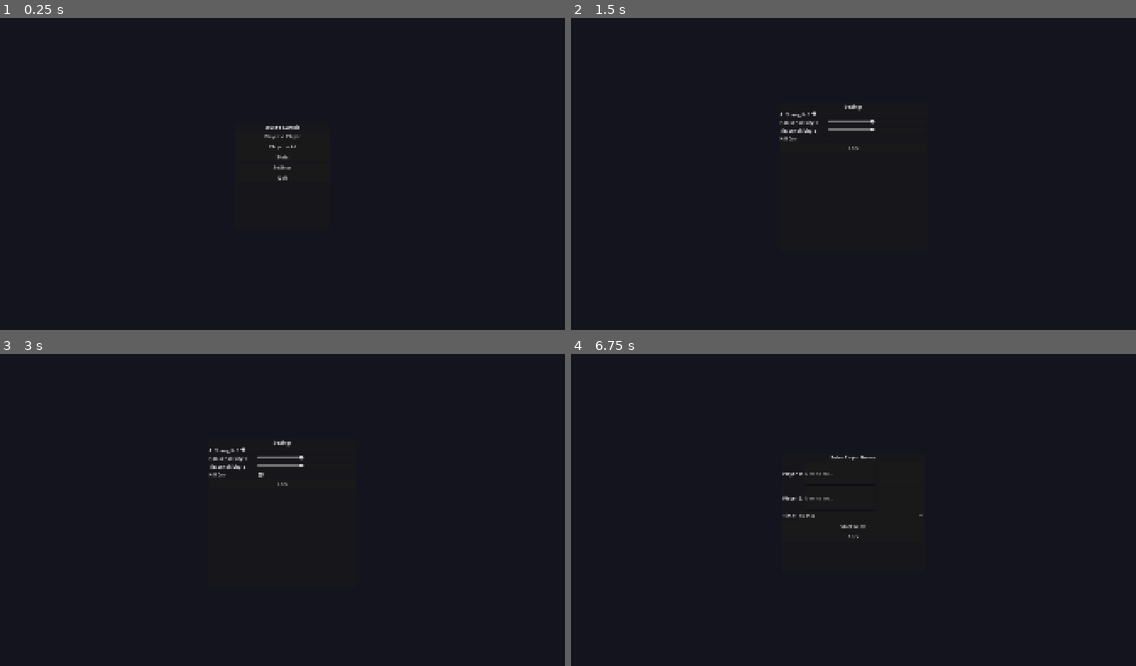
Above: before the commit, frames 1-4 (two rows, left to right).
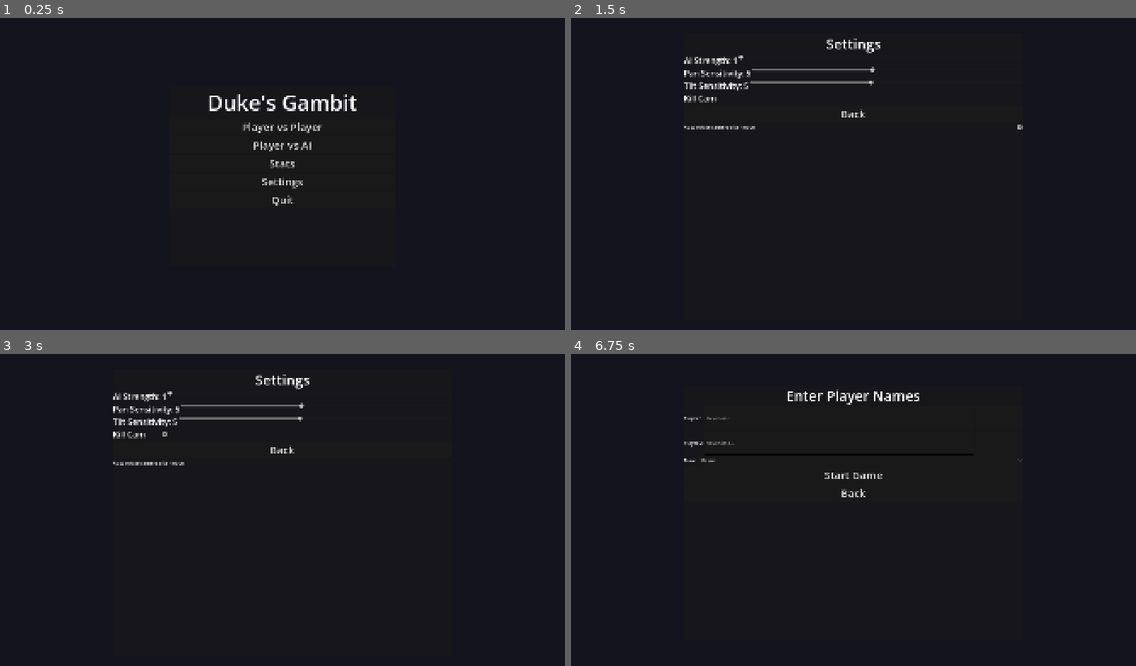
Above: after the commit, the same moments.

Repository: 0xMartin/Duke-s-Gambit
Game: Godot game, scene res://scenes/main_menu.tscn
The game is run twice, just before and just after one commit, with the same random seed, the same clock (stepped at 60 frames per second) and the same inputs.
Inputs (mouse positions are in pixels of both pictures, inside the frame that each line leads up to; where the layout moved, square brackets give the same spot in the first picture):
- Up to frame 1 (0.25 s): no input
- Up to frame 2 (1.5 s): click "Settings" at 0.5 s; click (734, 99) [830, 139] at 1.25 s
- Up to frame 3 (3 s): click (446, 463) at 2.02 s; click (163, 435) [259, 475] at 2.75 s
- Up to frame 4 (6.75 s): click (1017, 463) at 3.52 s; click (734, 435) [830, 475] at 4.25 s; click (1017, 463) at 5.02 s; click "Back" at 5.75 s; click "Player vs Player" at 6.5 s

The runs differ from the first frame. In frame 1, 1.3% of the frame differs, in the area x 36-64%, y 24-61%; in frame 2, 1.6%; in frame 3, 1.7%, in the area x 20-55%, y 6-43%; in frame 4, 1.3%.

Commit message:
Refactor UI layout and enhance game mechanics; add surrender functionality and adjust camera settings

Diff:
--- a/scenes/game.tscn
+++ b/scenes/game.tscn
@@ -56,49 +56,66 @@
 
 [node name="GameOverPanel" type="PanelContainer" parent="UI"]
 layout_mode = 1
-anchors_preset = 8
-anchor_left = 0.5
-anchor_top = 0.5
-anchor_right = 0.5
-anchor_bottom = 0.5
+anchor_left = 0.25
+anchor_top = 0.25
+anchor_right = 0.75
+anchor_bottom = 0.75
 grow_horizontal = 2
 grow_vertical = 2
-custom_minimum_size = Vector2(320, 180)
 visible = false
 
 [node name="VBox" type="VBoxContainer" parent="UI/GameOverPanel"]
 layout_mode = 2
 
 [node name="Label" type="Label" parent="UI/GameOverPanel/VBox"]
+layout_mode = 2
+size_flags_vertical = 3
 text = "Game Over"
 horizontal_alignment = 1
+vertical_alignment = 1
+autowrap_mode = 3
+theme_override_font_sizes/font_size = 52
 
 [node name="BackButton" type="Button" parent="UI/GameOverPanel/VBox"]
+layout_mode = 2
+custom_minimum_size = Vector2(0, 64)
+size_flags_horizontal = 4
+theme_override_font_sizes/font_size = 36
 text = "Back to Menu"
 
 [node name="PromotionPanel" type="PanelContainer" parent="UI"]
 layout_mode = 1
-anchors_preset = 8
-anchor_left = 0.5
-anchor_top = 0.5
-anchor_right = 0.5
-anchor_bottom = 0.5
+anchor_left = 0.15
+anchor_top = 0.40
+anchor_right = 0.85
+anchor_bottom = 0.62
 grow_horizontal = 2
 grow_vertical = 2
-custom_minimum_size = Vector2(400, 100)
 visible = false
 
 [node name="HBox" type="HBoxContainer" parent="UI/PromotionPanel"]
 layout_mode = 2
 
 [node name="QueenBtn" type="Button" parent="UI/PromotionPanel/HBox"]
+size_flags_horizontal = 3
+custom_minimum_size = Vector2(0, 80)
+theme_override_font_sizes/font_size = 36
 text = "Queen"
 
 [node name="RookBtn" type="Button" parent="UI/PromotionPanel/HBox"]
+size_flags_horizontal = 3
+custom_minimum_size = Vector2(0, 80)
+theme_override_font_sizes/font_size = 36
 text = "Rook"
 
 [node name="BishopBtn" type="Button" parent="UI/PromotionPanel/HBox"]
+size_flags_horizontal = 3
+custom_minimum_size = Vector2(0, 80)
+theme_override_font_sizes/font_size = 36
 text = "Bishop"
 
 [node name="KnightBtn" type="Button" parent="UI/PromotionPanel/HBox"]
+size_flags_horizontal = 3
+custom_minimum_size = Vector2(0, 80)
+theme_override_font_sizes/font_size = 36
 text = "Knight"
--- a/scenes/main_menu.tscn
+++ b/scenes/main_menu.tscn
@@ -9,15 +9,12 @@
 
 [node name="MainPanel" type="PanelContainer" parent="."]
 layout_mode = 1
-anchors_preset = 8
-anchor_left = 0.5
-anchor_top = 0.5
-anchor_right = 0.5
-anchor_bottom = 0.5
-offset_left = -160.0
-offset_top = -180.0
-offset_right = 160.0
-offset_bottom = 180.0
+anchor_left = 0.30
+anchor_top = 0.22
+anchor_right = 0.70
+anchor_bottom = 0.78
+grow_horizontal = 2
+grow_vertical = 2
 
 [node name="VBox" type="VBoxContainer" parent="MainPanel"]
 layout_mode = 2
@@ -43,15 +40,12 @@
 
 [node name="NamePanel" type="PanelContainer" parent="."]
 layout_mode = 1
-anchors_preset = 8
-anchor_left = 0.5
-anchor_top = 0.5
-anchor_right = 0.5
-anchor_bottom = 0.5
-offset_left = -240.0
-offset_top = -200.0
-offset_right = 240.0
-offset_bottom = 200.0
+anchor_left = 0.20
+anchor_top = 0.10
+anchor_right = 0.80
+anchor_bottom = 0.90
+grow_horizontal = 2
+grow_vertical = 2
 visible = false
 
 [node name="VBox" type="VBoxContainer" parent="NamePanel"]
@@ -137,15 +131,12 @@
 
 [node name="SettingsPanel" type="PanelContainer" parent="."]
 layout_mode = 1
-anchors_preset = 8
-anchor_left = 0.5
-anchor_top = 0.5
-anchor_right = 0.5
-anchor_bottom = 0.5
-offset_left = -250.0
-offset_top = -250.0
-offset_right = 250.0
-offset_bottom = 250.0
+anchor_left = 0.20
+anchor_top = 0.05
+anchor_right = 0.80
+anchor_bottom = 0.95
+grow_horizontal = 2
+grow_vertical = 2
 visible = false
 
 [node name="VBox" type="VBoxContainer" parent="SettingsPanel"]
--- a/scripts/board.gd
+++ b/scripts/board.gd
@@ -13,6 +13,7 @@
 const HL_MOVE        := Color(0.10, 0.90, 0.15, 0.80)  # valid move       – green
 const HL_CAPTURE     := Color(1.00, 0.05, 0.00, 0.95)  # capture target   – vivid red
 const HL_CHECK       := Color(1.00, 0.90, 0.00, 0.95)  # king in check    – vivid yellow
+const HL_LAST_MOVE   := Color(0.90, 0.75, 0.10, 0.55)  # last move        – subtle gold
 
 const TILE_SIZE      := 1.0   # world-units per square
 const BLINK_SPEED    := 3.0   # radians/sec for sin() blink
@@ -24,6 +25,8 @@
 var _overlays: Array = []      # [col][row] -> MeshInstance3D (highlight quad)
 var _overlay_state: Array = [] # [col][row] -> { active, color, blink }
 var _time: float = 0.0
+var _last_move_from: Vector2i = Vector2i(-1, -1)
+var _last_move_to:   Vector2i = Vector2i(-1, -1)
 # Shared highlight shader (loaded once, reused for all overlay materials)
 var _hl_shader: Shader = null
 # ── Initialisation ────────────────────────────────────────────────────────
@@ -74,6 +77,11 @@
 	for c in range(8):
 		for r in range(8):
 			_set_overlay(Vector2i(c, r), Color.TRANSPARENT, false, false)
+	# Re-apply last-move highlight so it persists across turns
+	if _last_move_from.x >= 0:
+		_set_overlay(_last_move_from, HL_LAST_MOVE, true, false)
+	if _last_move_to.x >= 0:
+		_set_overlay(_last_move_to,   HL_LAST_MOVE, true, false)
 
 func highlight_selected(sq: Vector2i) -> void:
 	_set_overlay(sq, HL_SELECT, true, true)
@@ -87,6 +95,21 @@
 
 func highlight_check(sq: Vector2i) -> void:
 	_set_overlay(sq, HL_CHECK, true, true)
+
+## Highlight the two squares of the last move (non-blinking gold).
+func highlight_last_move(from_sq: Vector2i, to_sq: Vector2i) -> void:
+	_last_move_from = from_sq
+	_last_move_to   = to_sq
+	_set_overlay(from_sq, HL_LAST_MOVE, true, false)
+	_set_overlay(to_sq,   HL_LAST_MOVE, true, false)
+
+func clear_last_move() -> void:
+	if _last_move_from.x >= 0:
+		_set_overlay(_last_move_from, Color.TRANSPARENT, false, false)
+	if _last_move_to.x >= 0:
+		_set_overlay(_last_move_to,   Color.TRANSPARENT, false, false)
+	_last_move_from = Vector2i(-1, -1)
+	_last_move_to   = Vector2i(-1, -1)
 
 ## World position of the centre of a square (Y = 0 = top of board surface)
 func sq_to_world(sq: Vector2i) -> Vector3:
--- a/scripts/camera_config.gd
+++ b/scripts/camera_config.gd
@@ -9,7 +9,8 @@
 # 1–10 scale; 5 = default
 var pan_sensitivity:  int  = 5
 var tilt_sensitivity: int  = 5
-var kill_cam_enabled: bool = true
+var kill_cam_enabled:      bool = true
+var face_player_after_move: bool = true
 
 func _ready() -> void:
 	_load()
@@ -27,12 +28,14 @@
 	if cfg.load(CONFIG_PATH) == OK:
 		pan_sensitivity  = cfg.get_value("camera", "pan_sensitivity",  5)
 		tilt_sensitivity = cfg.get_value("camera", "tilt_sensitivity", 5)
-		kill_cam_enabled = cfg.get_value("camera", "kill_cam_enabled", true)
+		kill_cam_enabled      = cfg.get_value("camera", "kill_cam_enabled",      true)
+		face_player_after_move = cfg.get_value("camera", "face_player_after_move", true)
 
 func save_config() -> void:
 	DirAccess.make_dir_recursive_absolute("user://saves")
 	var cfg := ConfigFile.new()
 	cfg.set_value("camera", "pan_sensitivity",  pan_sensitivity)
 	cfg.set_value("camera", "tilt_sensitivity", tilt_sensitivity)
-	cfg.set_value("camera", "kill_cam_enabled", kill_cam_enabled)
+	cfg.set_value("camera", "kill_cam_enabled",      kill_cam_enabled)
+	cfg.set_value("camera", "face_player_after_move", face_player_after_move)
 	cfg.save(CONFIG_PATH)
--- a/scripts/game_controller.gd
+++ b/scripts/game_controller.gd
@@ -92,7 +92,7 @@
 			var pname: String = _player_names[color]
 			if save_node.player_exists(pname):
 				var pdata: Dictionary = save_node.get_player(pname)
-				_player_elos[color] = pdata.get("elo", 1200)
+				_player_elos[color] = pdata.get("elo", 1000)
 
 	# Build controllers
 	_controllers.clear()
@@ -124,6 +124,7 @@
 	_captured_by = [[], []]
 	_time_remaining_ms = [_time_control_ms, _time_control_ms]
 	_clear_pieces()
+	_board.clear_last_move()
 	_spawn_all_pieces()
 	_camera.snap_to_player(ChessEnums.PieceColor.WHITE)
 	if _hud != null:
@@ -201,11 +202,11 @@
 		return
 	if state == ChessEnums.GameState.STALEMATE:
 		emit_signal("game_over", -1, ChessEnums.GameState.STALEMATE)
-		_show_game_over(-1, "Stalemate")
+		_show_game_over(-1, "Pat (remíza)")
 		return
 	if state == ChessEnums.GameState.DRAW:
 		emit_signal("game_over", -1, ChessEnums.GameState.DRAW)
-		_show_game_over(-1, "Draw")
+		_show_game_over(-1, "Remíza")
 		return
 	if state == ChessEnums.GameState.CHECK:
 		var king_sq := _chess._find_king(color)
@@ -224,7 +225,7 @@
 	if king_piece:
 		king_piece.die()
 	await get_tree().create_timer(2.2).timeout
-	_show_game_over(1 - loser_color, "Checkmate")
+	_show_game_over(1 - loser_color, "Šachmat")
 
 # ── Time-out ───────────────────────────────────────────────────────────────
 func _on_time_out(loser_color: int) -> void:
@@ -234,7 +235,18 @@
 	_busy = true
 	var winner := 1 - loser_color
 	emit_signal("game_over", winner, ChessEnums.GameState.DRAW)  # reuse signal
-	_show_game_over(winner, "Time out")
+	_show_game_over(winner, "Čas vypršel")
+
+## Forfeit: the current active player loses.
+func surrender() -> void:
+	if _game_over_shown or _chess == null:
+		return
+	_game_over_shown = true
+	_busy = true
+	var surrendering := _chess.active_color
+	var winner := 1 - surrendering
+	emit_signal("game_over", winner, ChessEnums.GameState.CHECKMATE)
+	_show_game_over(winner, "Vzdání se")
 
 func _update_ai_ui(is_ai: bool) -> void:
 	var lbl := _ui.get_node_or_null("AIThinkingLabel") as Label
@@ -320,6 +332,8 @@
 
 # ── Move execution ─────────────────────────────────────────────────────────
 func _on_move_chosen(mv: ChessMove) -> void:
+	if _game_over_shown:
+		return   # game ended (e.g. surrender while AI was thinking)
 	_busy = true
 	_deselect_piece()   # clear outline before move animation
 	# Track timing + deduct from clock
@@ -351,16 +365,16 @@
 		_camera.kill_cam(from_world, to_world, attacker_piece)
 
 	await _animate_move(mv)
-
+	_board.highlight_last_move(mv.from_sq, mv.to_sq)
 	_busy = false
 
 	# After a kill-cam capture, hold the view for 2 s so the player can appreciate the moment.
 	if _is_capture and cam_cfg != null and cam_cfg.kill_cam_enabled:
 		await get_tree().create_timer(2.0).timeout
 
-	# Rotate camera to active player
-	_camera.face_player(_chess.active_color)
-
+	# Rotate camera to active player (skip if disabled in settings)
+	if cam_cfg == null or cam_cfg.get("face_player_after_move") != false:
+		_camera.face_player(_chess.active_color)
 	_start_turn()
 
 func _animate_move(mv: ChessMove) -> void:
@@ -458,10 +472,11 @@
 	var lbl := panel.get_node_or_null("Label") as Label
 	if lbl:
 		if winner_color == -1:
-			lbl.text = "%s!" % reason
+			lbl.text = "Remíza\n— %s —" % reason
 		else:
-			var pname: String = _player_names[winner_color]
-			lbl.text = "%s wins!\n(%s)" % [pname, reason]
+			var winner_name: String = _player_names[winner_color]
+			var loser_name: String  = _player_names[1 - winner_color]
+			lbl.text = "%s vyhrává!\n%s prohrává\n— %s —" % [winner_name, loser_name, reason]
 
 	# Save stats
 	var w_name: String = _player_names[ChessEnums.PieceColor.WHITE]
--- a/scripts/save_manager.gd
+++ b/scripts/save_manager.gd
@@ -58,7 +58,7 @@
 		return
 	players[key] = {
 		"name": name,
-		"elo": 1200,
+		"elo": 1000,
 		"wins": 0,
 		"losses": 0,
 		"draws": 0,
--- a/scripts/ui/game_ui.gd
+++ b/scripts/ui/game_ui.gd
@@ -1,5 +1,6 @@
 ## game_ui.gd
-## Handles in-game UI events: game-over back button, pawn promotion selection.
+## Handles in-game UI events: game-over back button, pawn promotion selection,
+## and the surrender button.
 
 extends Control
 
@@ -9,6 +10,7 @@
 
 var _pending_promo_sq: Vector2i = Vector2i(-1, -1)
 var _pending_promo_color: int = 0
+var _surrender_btn: Button = null
 
 func _ready() -> void:
 	$GameOverPanel/VBox/BackButton.pressed.connect(_on_back_pressed)
@@ -18,6 +20,24 @@
 	$PromotionPanel/HBox/KnightBtn.pressed.connect(func(): _choose(ChessEnums.PieceType.KNIGHT))
 
 	_game.promotion_needed.connect(_on_promotion_needed)
+	_setup_surrender_btn()
+	_game.game_over.connect(func(_w: int, _r: int) -> void: _surrender_btn.visible = false)
+
+func _setup_surrender_btn() -> void:
+	_surrender_btn = Button.new()
+	_surrender_btn.text = "Surrender"
+	_surrender_btn.anchor_left    = 0.5
+	_surrender_btn.anchor_right   = 0.5
+	_surrender_btn.anchor_top     = 1.0
+	_surrender_btn.anchor_bottom  = 1.0
+	_surrender_btn.grow_horizontal = 2  # GROW_DIRECTION_BOTH
+	_surrender_btn.offset_left    = -180.0
+	_surrender_btn.offset_right   =  180.0
+	_surrender_btn.offset_top     = -80.0
+	_surrender_btn.offset_bottom  = -12.0
+	_surrender_btn.add_theme_font_size_override("font_size", 32)
+	add_child(_surrender_btn)
+	_surrender_btn.pressed.connect(_game.surrender)
 
 func _on_promotion_needed(sq: Vector2i, color: int) -> void:
 	_pending_promo_sq    = sq
@@ -29,4 +49,7 @@
 	_game.choose_promotion(_pending_promo_sq, piece_type)
 
 func _on_back_pressed() -> void:
-	get_tree().change_scene_to_file("res://scenes/main_menu.tscn")
+	# Add menu first, then free game scene so root is never empty for a frame
+	var menu: Node = load("res://scenes/main_menu.tscn").instantiate()
+	get_tree().root.add_child(menu)
+	_game.queue_free()
--- a/scripts/ui/hud.gd
+++ b/scripts/ui/hud.gd
@@ -5,9 +5,9 @@
 extends Control
 
 # ── Constants ──────────────────────────────────────────────────────────────
-const ICON_SIZE  := 22
-const HUD_HEIGHT := 96
-const AVATAR_SIZE := 48
+const ICON_SIZE  := 36
+const HUD_HEIGHT := 180
+const AVATAR_SIZE := 84
 
 ## Maps PieceType int → piece name used in the SVG filename.
 const PIECE_NAMES: Dictionary = {
@@ -66,7 +66,7 @@
 	panel.add_child(margin)
 
 	var hbox := HBoxContainer.new()
-	hbox.add_theme_constant_override("separation", 10)
+	hbox.add_theme_constant_override("separation", 16)
 	hbox.mouse_filter = Control.MOUSE_FILTER_IGNORE
 	margin.add_child(hbox)
 
@@ -105,28 +105,30 @@
 	vbox.add_child(row1)
 
 	var ind := ColorRect.new()
-	ind.custom_minimum_size = Vector2(4, 20)
+	ind.custom_minimum_size = Vector2(6, 32)
 	ind.color = Color.TRANSPARENT
 	_turn_ind[color] = ind
 	row1.add_child(ind)
 
 	var name_lbl := Label.new()
 	name_lbl.text = "Player"
-	name_lbl.add_theme_font_size_override("font_size", 16)
+	name_lbl.add_theme_font_size_override("font_size", 28)
 	_name_lbl[color] = name_lbl
 	row1.add_child(name_lbl)
 
 	var elo_lbl := Label.new()
 	elo_lbl.text = "ELO –"
 	elo_lbl.add_theme_color_override("font_color", Color(0.7, 0.7, 0.7))
+	elo_lbl.add_theme_font_size_override("font_size", 22)
 	_elo_lbl[color] = elo_lbl
 	row1.add_child(elo_lbl)
 
 	var timer_lbl := Label.new()
 	timer_lbl.text = ""
-	timer_lbl.custom_minimum_size = Vector2(76, 0)
+	timer_lbl.custom_minimum_size = Vector2(130, 0)
 	timer_lbl.horizontal_alignment = HORIZONTAL_ALIGNMENT_RIGHT
 	timer_lbl.add_theme_color_override("font_color", Color(0.9, 0.85, 0.5))
+	timer_lbl.add_theme_font_size_override("font_size", 22)
 	_timer_lbl[color] = timer_lbl
 	row1.add_child(timer_lbl)
 
--- a/scripts/ui/main_menu.gd
+++ b/scripts/ui/main_menu.gd
@@ -29,6 +29,8 @@
 
 var _mode: String = "pvp"   # "pvp" or "pvai"
 var _save: Node = null
+var _stats_vbox:        VBoxContainer = null
+var _face_player_check: CheckBox      = null
 
 # ──────────────────────────────────────────────────────────────────────────
 func _ready() -> void:
@@ -42,6 +44,9 @@
 	_time_opt.add_item("10 min",   10 * 60 * 1000)
 	_time_opt.add_item("15 min",   15 * 60 * 1000)
 	_time_opt.select(3)   # default: 10 min
+	_stats_vbox = get_node_or_null("StatsPanel/VBox/ScrollContainer/VBox") as VBoxContainer
+	_setup_settings_extra()
+	_setup_font_sizes()
 
 func _setup_signals() -> void:
 	$MainPanel/VBox/PvPBtn.pressed.connect(   func(): _start_name_entry("pvp"))
@@ -120,6 +125,7 @@
 
 	var strength := int(_ai_strength_slider.value)
 	var time_ms: int = _time_opt.get_item_id(_time_opt.selected)
+	hide()   # prevent one-frame overlap when game scene loads
 	var game_scene := load("res://scenes/game.tscn").instantiate() as GameController
 	get_tree().root.add_child(game_scene)
 	game_scene.setup(p1, p2, false, _mode == "pvai", strength, time_ms)
@@ -132,8 +138,7 @@
 	_show_panel(_stats_panel)
 
 func _populate_stats() -> void:
-	var container := $StatsPanel/ScrollContainer/VBox as VBoxContainer
-	for child in container.get_children():
+	for child in _stats_vbox.get_children():
 		child.queue_free()
 	if _save == null:
 		return
@@ -147,7 +152,7 @@
 			p["wins"], p["losses"], p["draws"],
 			avg_s, p["games_played"]
 		]
-		container.add_child(lbl)
+		_stats_vbox.add_child(lbl)
 
 # ── Settings ───────────────────────────────────────────────────────────────
 func _show_settings() -> void:
@@ -158,6 +163,8 @@
 		_tilt_sens_slider.value = cam_cfg.tilt_sensitivity
 		_tilt_sens_label.text   = "Tilt Sensitivity: %d" % cam_cfg.tilt_sensitivity
 		_kill_cam_check.button_pressed = cam_cfg.kill_cam_enabled
+		if _face_player_check:
+			_face_player_check.button_pressed = cam_cfg.get("face_player_after_move") != false
 	_show_panel(_settings_panel)
 
 func _on_ai_strength_changed(value: float) -> void:
@@ -182,3 +189,57 @@
 	if cam_cfg:
 		cam_cfg.kill_cam_enabled = pressed
 		cam_cfg.save_config()
+
+# ── Runtime setup ─────────────────────────────────────────────────────────
+func _setup_settings_extra() -> void:
+	var vbox := _settings_panel.get_node_or_null("VBox") as VBoxContainer
+	if vbox == null:
+		return
+	var row := HBoxContainer.new()
+	row.name = "FacePlayerRow"
+	var lbl := Label.new()
+	lbl.text = "Auto-rotate camera after move"
+	lbl.size_flags_horizontal = Control.SIZE_EXPAND_FILL
+	_face_player_check = CheckBox.new()
+	_face_player_check.name = "FacePlayerCheck"
+	row.add_child(lbl)
+	row.add_child(_face_player_check)
+	vbox.add_child(row)
+	_face_player_check.toggled.connect(_on_face_player_toggled)
+
+func _on_face_player_toggled(pressed: bool) -> void:
+	var cam_cfg: Node = get_node_or_null("/root/CameraConfig")
+	if cam_cfg:
+		cam_cfg.set("face_player_after_move", pressed)
+		cam_cfg.save_config()
+
+func _setup_font_sizes() -> void:
+	# Title
+	var main_title := get_node_or_null("MainPanel/VBox/Title") as Label
+	if main_title:
+		main_title.add_theme_font_size_override("font_size", 72)
+	for lbl_path: String in ["NamePanel/VBox/TitleLabel", "StatsPanel/VBox/Title",
+			"SettingsPanel/VBox/Title"]:
+		var lbl := get_node_or_null(lbl_path) as Label
+		if lbl:
+			lbl.add_theme_font_size_override("font_size", 48)
+	# Buttons
+	for btn_path: String in [
+		"MainPanel/VBox/PvPBtn", "MainPanel/VBox/PvAIBtn",
+		"MainPanel/VBox/StatsBtn", "MainPanel/VBox/SettingsBtn", "MainPanel/VBox/QuitBtn",
+		"NamePanel/VBox/StartBtn", "NamePanel/VBox/BackBtn",
+		"SettingsPanel/VBox/BackBtn", "StatsPanel/BackBtn",
+	]:
+		var btn := get_node_or_null(btn_path) as Button
+		if btn:
+			btn.add_theme_font_size_override("font_size", 36)
+	# Settings labels
+	for lbl_path: String in [
+		"SettingsPanel/VBox/AIStrengthRow/Label",
+		"SettingsPanel/VBox/PanSensRow/PanSensLabel",
+		"SettingsPanel/VBox/TiltSensRow/TiltSensLabel",
+		"SettingsPanel/VBox/KillCamRow/KillCamLabel",
+	]:
+		var lbl := get_node_or_null(lbl_path) as Label
+		if lbl:
+			lbl.add_theme_font_size_override("font_size", 28)
Not shown, changed: README.md
